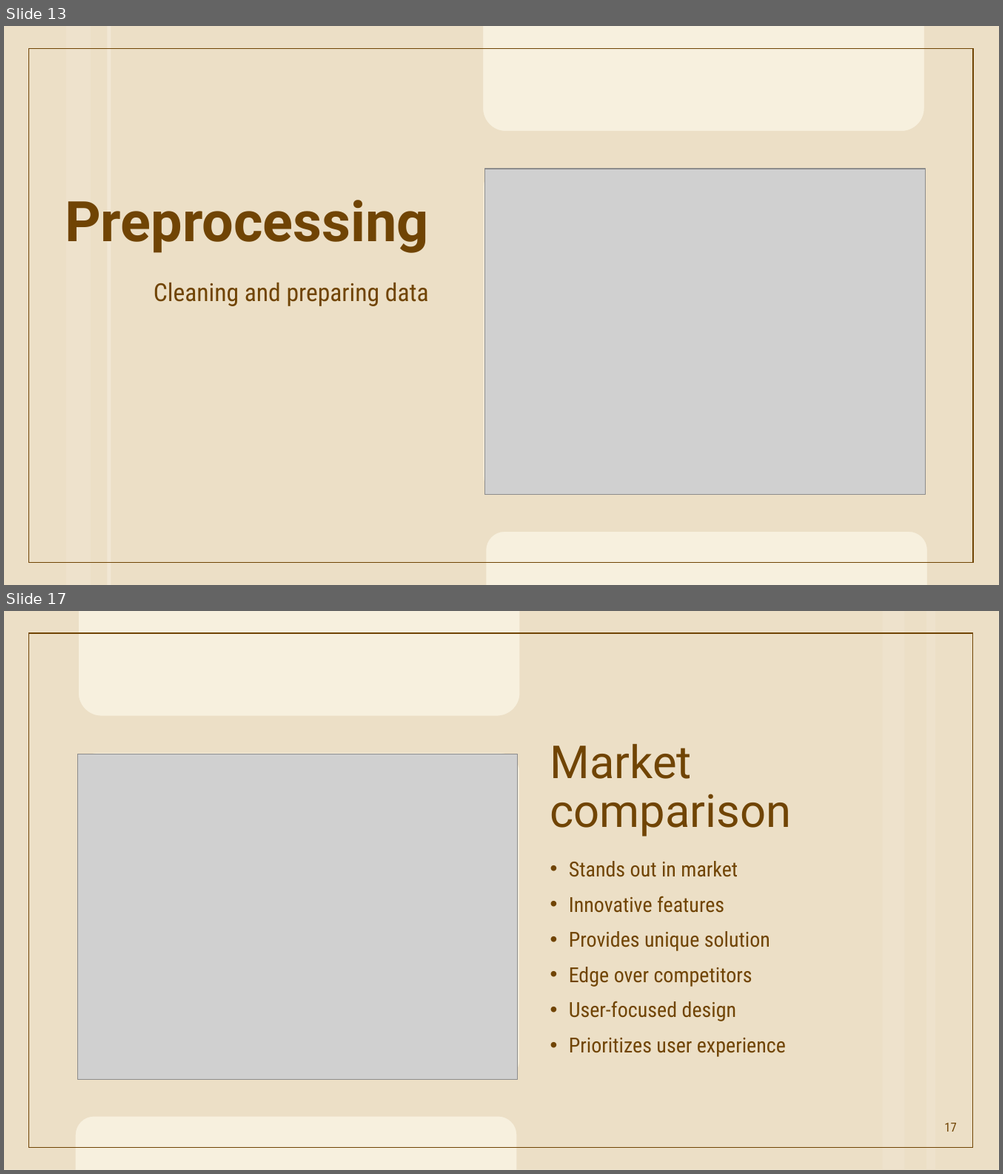
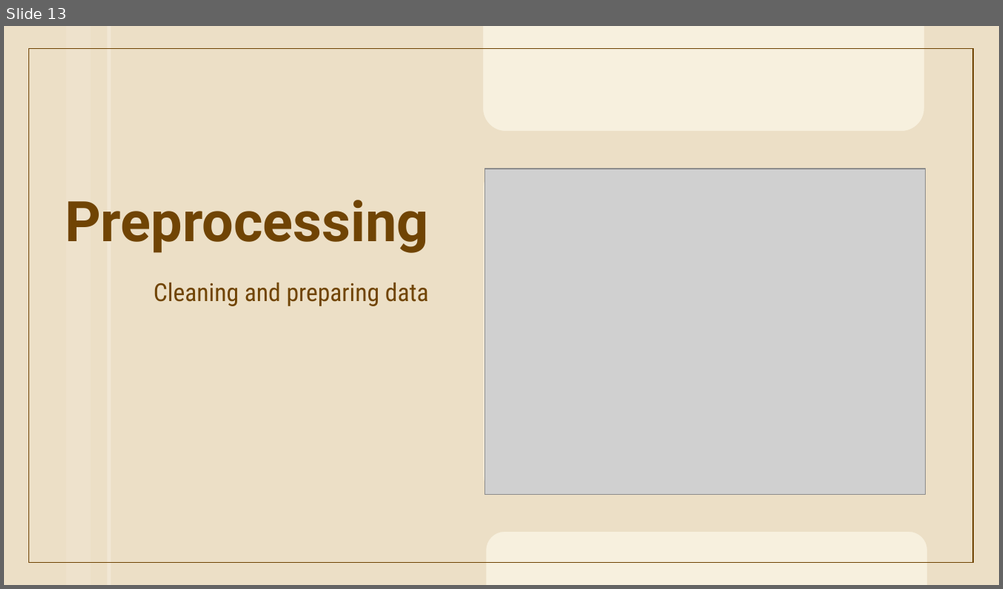
Before and after one commit to FaatimahMajothi98/Causal-Inference-Analysis, a slide deck: Causal Inference.pptx. Shown one above the other, each under a label of ours: slides 13 and 17 before the commit, slide 13 after it; the slides between them are not shown. The pictures are 1003x1174 and 1003x589 pixels, drawn with LibreOffice and Linux fonts; fonts in the diff are those of the drawing; grey boxes stand for pictures. Boxes give left, top, right and bottom in pixels: in the first picture for what was removed or moved away, otherwise in the second. Text is boxed around its words. In the diff, an @@ line names an element or a change of style, - is before the commit and + after.

```diff
--- a/Causal Inference.pptx
+++ b/Causal Inference.pptx
@@ slide 17 removed at [4,611,999,1170], background #F7F0DE; not listed: 1 template element that a slide beside it also shows @@
@@ freeform shape removed at [4,611,999,1170] @@
@@ rectangle removed at [882,611,905,1170] @@
@@ rectangle removed at [926,611,935,1170] @@
@@ picture removed at [77,755,518,1080] @@
@@ title removed at [550,744,791,837] @@
-Market
-comparison
@@ text removed at [569,861,785,1057] @@
-• Stands out in market
-• Innovative features
-• Provides unique solution
-• Edge over competitors
-• User-focused design
-• Prioritizes user experience
@@ page number removed at [944,1123,956,1132] @@
-17
```
Also in this commit, not shown: 2 slides changed, 5 slides added, 7 other slides removed, 2 other files.
